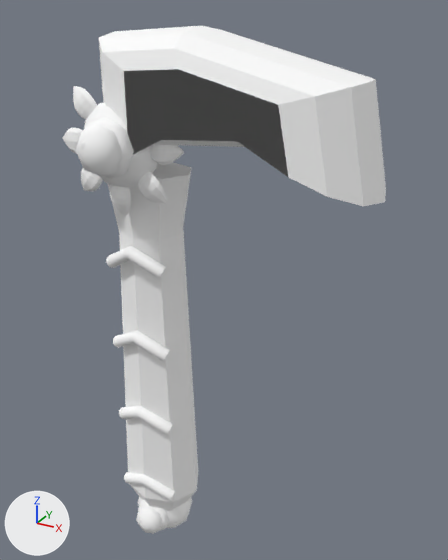
Two versions of the OBJ model src/main/resources/assets/sunlit_journal_core/models/fantasy/sun_blessing/hoe.obj, one commit apart.
One viewpoint serves both versions: a camera (50 mm lens) standing at (0.974, -1.157, 0.798) and looking at (0.605, -0.486, 0.463). The axes (+X, +Y, +Z) are drawn at lower left. The lights are the same throughout. The picture after the commit comes second. Where no turn or scale is listed for an object, it has been applied to the vertices. Vertices at exactly the same position are counted once.

Names of what the first picture shows: 'hoe'.
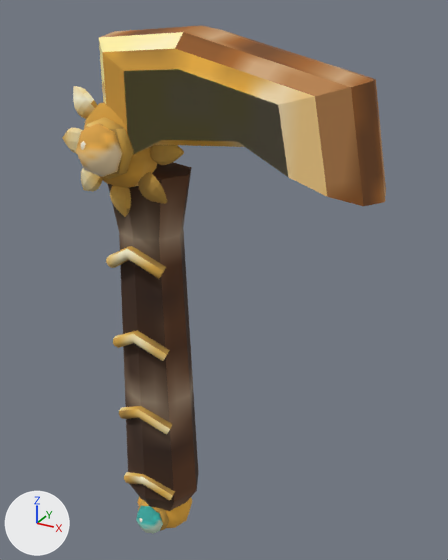
What the commit changed:
Picture 'gem' (img_gem) is new.
Picture 'shade' (img_shade) is new.
Picture 'light' (img_light) is new.
Picture 'edge' (img_edge) is new.
Picture 'accent' (img_accent) is new.
Picture 'main' (img_main) is new.
Picture 'metal' (img_metal) is new.
Picture 'grip' (img_grip) is new.
Picture 'grip_shade' (img_grip_shade) is new.
Material 'grip_shade' (mat_grip_shade) changes its picture from img_fantasy_white to img_grip_shade.
Material 'grip' (mat_grip) changes its picture from img_fantasy_white to img_grip.
Material 'metal' (mat_metal) changes its picture from img_fantasy_white to img_metal.
Material 'main' (mat_main) changes its picture from img_fantasy_white to img_main.
Material 'accent' (mat_accent) changes its picture from img_fantasy_white to img_accent.
Material 'edge' (mat_edge) changes its picture from img_fantasy_white to img_edge.
Material 'light' (mat_light) changes its picture from img_fantasy_white to img_light.
Material 'shade' (mat_shade) changes its picture from img_fantasy_white to img_shade.
Material 'gem' (mat_gem) changes its picture from img_fantasy_white to img_gem.
me_hoe has 1035 vertices, 1982 faces and spans x 0.409..0.812, y -0.618..-0.423, z -0.002..0.779.
me_hoe is used by ob_hoe; location (0.0, 0.0, 0.0).
me_hoe part 1: texture (UV) coordinates of 1982 of 1982 faces, centred in x 0.409..0.8, y -0.614..-0.423, z 0.002..0.774, changed; they spanned u 0.5..0.5, v 0.5..0.5 and now span u 0.0..1.0, v 0.0..1.0.

Where the change shows, as pixel boxes (x1, y1, x2, y2) in the pictures (448 x 560 px):
'hoe', surface changed (darker): (63, 26, 386, 534) in both
